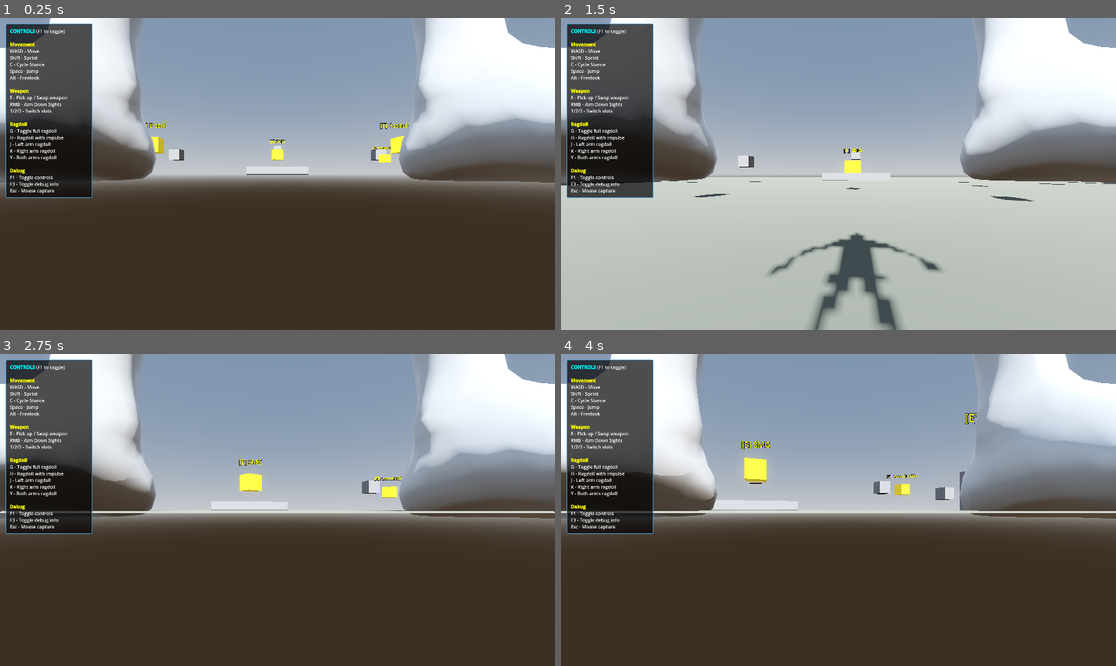
Above: before the commit, frames 1-4 (two rows, left to right).
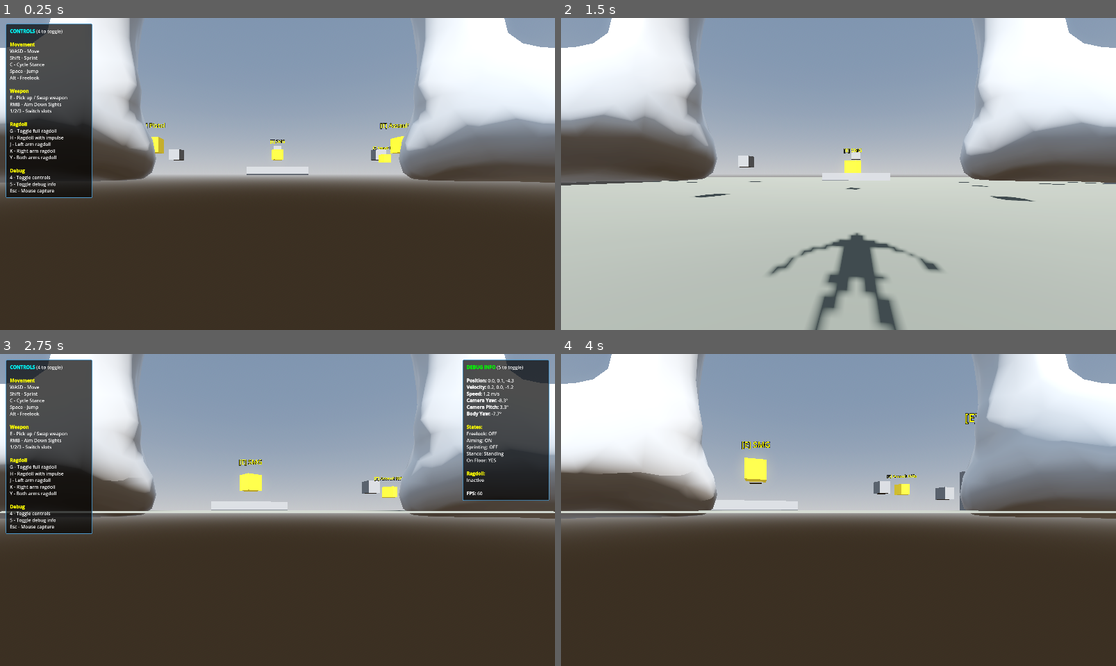
Above: after the commit, the same moments.

Repository: lmf-git/fpp-ik-ads
Game: Godot game, scene res://scenes/main_skeleton.tscn
Same seed, same stepped clock (60 frames per second), same inputs: the game is played once before the commit and once after it. This scene is started directly instead of the project's main scene.
Inputs (mouse positions are in pixels of both pictures, inside the frame that each line leads up to):
- Up to frame 1 (0.25 s): no input
- Up to frame 2 (1.5 s): tap Enter (ui_accept) at 0.5 s; move the mouse to (866, 174) at 0.52 s; hold W (move_forward) from 0.53 s (still down); tap 4 at 0.6 s; click (866, 174) at 0.67 s; tap Space (jump) at 0.77 s; tap 5 at 0.8, 1.35 s; move the mouse to (810, 174) at 1.27 s
- Up to frame 3 (2.75 s): keep holding W (move_forward); tap Space (jump) at 1.52 s; tap 4 at 1.55 s; move the mouse to (288, 503) at 2.02 s; hold Right mouse button (aim_down_sights) from 2.03 s (still down); tap 5 at 2.3 s
- Up to frame 4 (4 s): keep holding W (move_forward); move the mouse to (832, 516) at 2.77 s; release Right mouse button (aim_down_sights) at 2.78 s; tap C (crouch) at 2.85 s; click (832, 516) at 2.92 s; tap Space (jump) at 3.02, 3.77 s; tap 4 at 3.05 s; move the mouse to (877, 513) at 3.52 s; press the mouse at (877, 513) at 3.53 s; tap 5 at 3.8 s

The runs differ from the first frame. In frame 1, 0.2% of the frame differs, in the area x 1-12%, y 3-55%; in frame 2, 8.6%; in frame 3, 7.1%; in frame 4, 8.6%, in the area x 1-17%, y 1-58%.

Commit message:
Change HUD toggle keys from F1/F3 to 4/5 for Mac compatibility

Diff:
--- a/scripts/controls_hud.gd
+++ b/scripts/controls_hud.gd
@@ -26,11 +26,11 @@
 
 func _input(event: InputEvent):
 	if event is InputEventKey and event.pressed:
-		if event.keycode == KEY_F1:
+		if event.keycode == KEY_4:
 			show_controls = not show_controls
 			if controls_panel:
 				controls_panel.visible = show_controls
-		elif event.keycode == KEY_F3:
+		elif event.keycode == KEY_5:
 			show_debug = not show_debug
 			if debug_panel:
 				debug_panel.visible = show_debug
@@ -43,7 +43,7 @@
 	if not controls_label:
 		return
 
-	var text = "[b][color=cyan]CONTROLS[/color][/b] (F1 to toggle)
+	var text = "[b][color=cyan]CONTROLS[/color][/b] (4 to toggle)
 
 [b][color=yellow]Movement[/color][/b]
 WASD - Move
@@ -65,8 +65,8 @@
 Y - Both arms ragdoll
 
 [b][color=yellow]Debug[/color][/b]
-F1 - Toggle controls
-F3 - Toggle debug info
+4 - Toggle controls
+5 - Toggle debug info
 Esc - Mouse capture"
 
 	controls_label.text = text
@@ -75,7 +75,7 @@
 	if not debug_label or not player:
 		return
 
-	var text = "[b][color=lime]DEBUG INFO[/color][/b] (F3 to toggle)\n\n"
+	var text = "[b][color=lime]DEBUG INFO[/color][/b] (5 to toggle)\n\n"
 
 	# Position
 	text += "[b]Position:[/b] %.1f, %.1f, %.1f\n" % [player.global_position.x, player.global_position.y, player.global_position.z]
